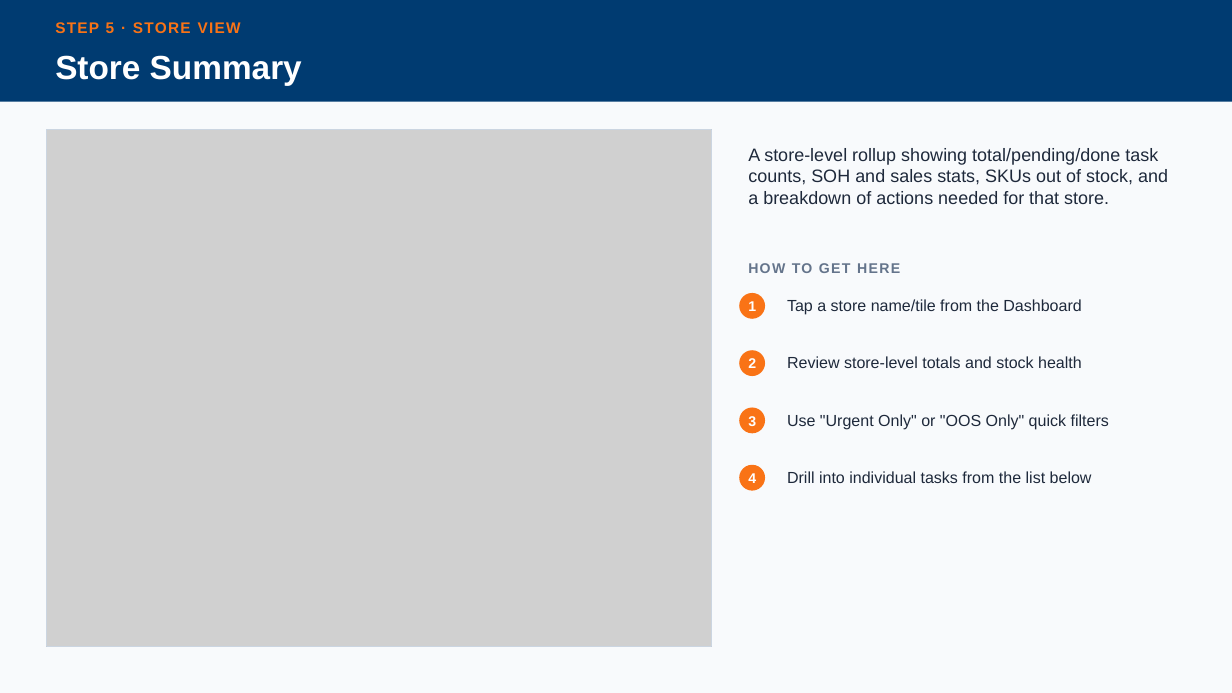
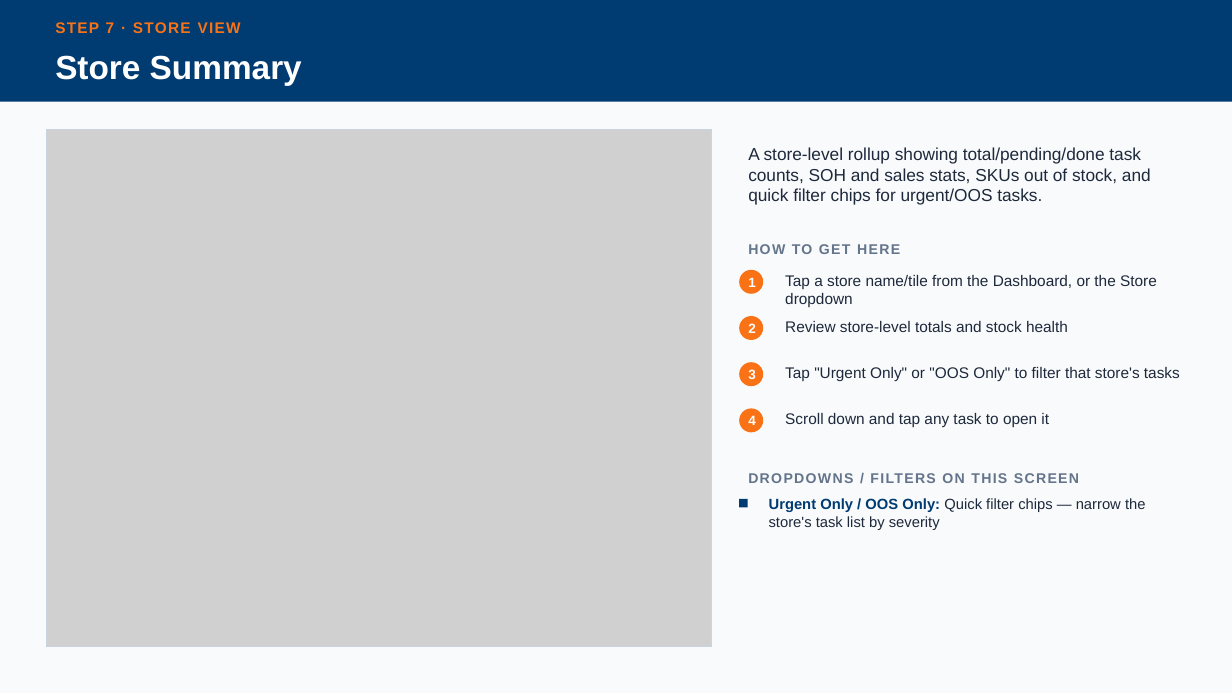
Before and after one commit to cpillay2404/Stockfix, a slide deck: slide 11 of screenshots/StockFix_Navigation_Guide.pptx (slide 6 before the commit). Drawn at 1232x693 pixels with LibreOffice and Linux fonts; fonts in the diff are those of the drawing; grey boxes stand for pictures. Boxes give left, top, right and bottom in pixels: in the first picture for what was removed or moved away, otherwise in the second. Text is boxed around its words. In the diff, an @@ line names an element or a change of style, - is before the commit and + after.

```diff
--- a/screenshots/StockFix_Navigation_Guide.pptx
+++ b/screenshots/StockFix_Navigation_Guide.pptx
@@ text at bbox=[55, 22, 241, 33]: text changed @@
-STEP 5 · STORE VIEW
+STEP 7 · STORE VIEW
@@ text at bbox=[748, 147, 1151, 205]: text changed; size 14 to 13.5 pt @@
-A store-level rollup showing total/pending/done task counts, SOH and sales stats, SKUs out of stock, and a breakdown of actions needed for that store.
+A store-level rollup showing total/pending/done task counts, SOH and sales stats, SKUs out of stock, and quick filter chips for urgent/OOS tasks.
@@ text "HOW TO GET HERE": place and size @@
-text "HOW TO GET HERE" at bbox=[748, 263, 900, 273]
+text "HOW TO GET HERE" at bbox=[748, 244, 900, 254]
@@ text "1": place and size @@
-text "1" at bbox=[748, 301, 756, 311]
+text "1" at bbox=[748, 277, 755, 287]
@@ ellipse: place and size @@
-ellipse at bbox=[739, 293, 765, 319]
+ellipse at bbox=[739, 270, 763, 294]
@@ text at bbox=[785, 275, 1157, 307]: text changed; size 12.5 to 12 pt @@
-Tap a store name/tile from the Dashboard
+Tap a store name/tile from the Dashboard, or the Store dropdown
@@ text "2": place and size @@
-text "2" at bbox=[748, 358, 756, 368]
+text "2" at bbox=[748, 323, 755, 333]
@@ ellipse: place and size @@
-ellipse at bbox=[739, 350, 765, 376]
+ellipse at bbox=[739, 316, 763, 340]
@@ text "Review store-level totals and stock ...": place and size @@
-text "Review store-level totals and stock ..." at bbox=[787, 356, 1082, 368]
+text "Review store-level totals and stock ..." at bbox=[785, 321, 1068, 332]
@@ text "Review store-level totals and stock ..." at bbox=[785, 321, 1068, 332]: size 12.5 to 12 pt @@
@@ text "3": place and size @@
-text "3" at bbox=[748, 416, 756, 426]
+text "3" at bbox=[748, 369, 755, 379]
@@ ellipse: place and size @@
-ellipse at bbox=[739, 408, 765, 433]
+ellipse at bbox=[739, 362, 763, 386]
@@ text at bbox=[785, 367, 1180, 381]: text changed; size 12.5 to 12 pt @@
-Use "Urgent Only" or "OOS Only" quick filters
+Tap "Urgent Only" or "OOS Only" to filter that store's tasks
@@ size 11 to 10.5 pt in 4 elements at bbox=[748, 277, 755, 287], bbox=[748, 323, 755, 333], bbox=[748, 369, 755, 379], bbox=[748, 416, 755, 425] @@
@@ text "4": place and size @@
-text "4" at bbox=[748, 473, 756, 483]
+text "4" at bbox=[748, 416, 755, 425]
@@ ellipse: place and size @@
-ellipse at bbox=[739, 465, 765, 491]
+ellipse at bbox=[739, 409, 763, 433]
@@ text at bbox=[785, 413, 1049, 427]: text changed; size 12.5 to 12 pt @@
-Drill into individual tasks from the list below
+Scroll down and tap any task to open it
@@ text added at bbox=[748, 473, 1079, 483], 11 pt, text #64748B, bold @@
+DROPDOWNS / FILTERS ON THIS SCREEN
@@ rectangle added at bbox=[739, 499, 748, 507], fill #003B71 @@
@@ text added at bbox=[769, 498, 1146, 530], 11.5 pt, text #1E293B @@
+Urgent Only / OOS Only: Quick filter chips — narrow the store's task list by severity
```
Also in this commit, not shown: 8 other slides changed, 7 slides added, 2 slides removed, 8 other files.
